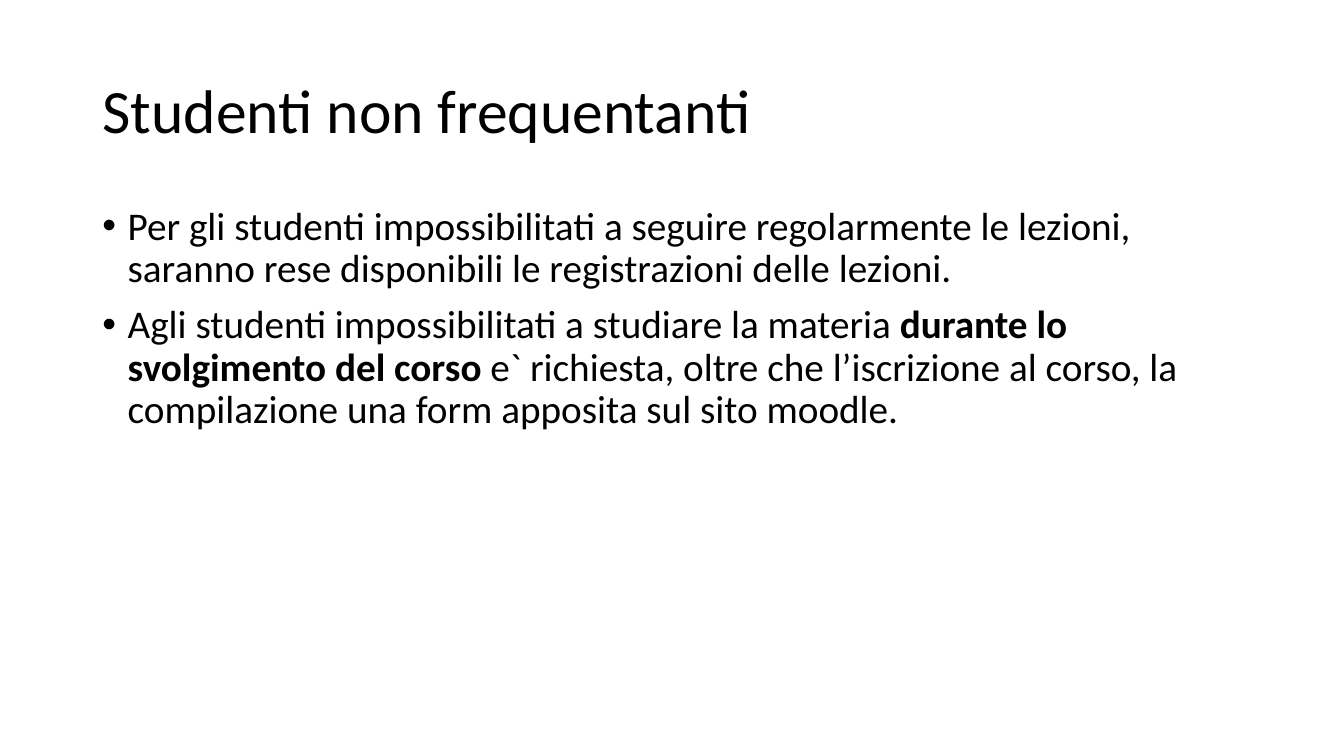
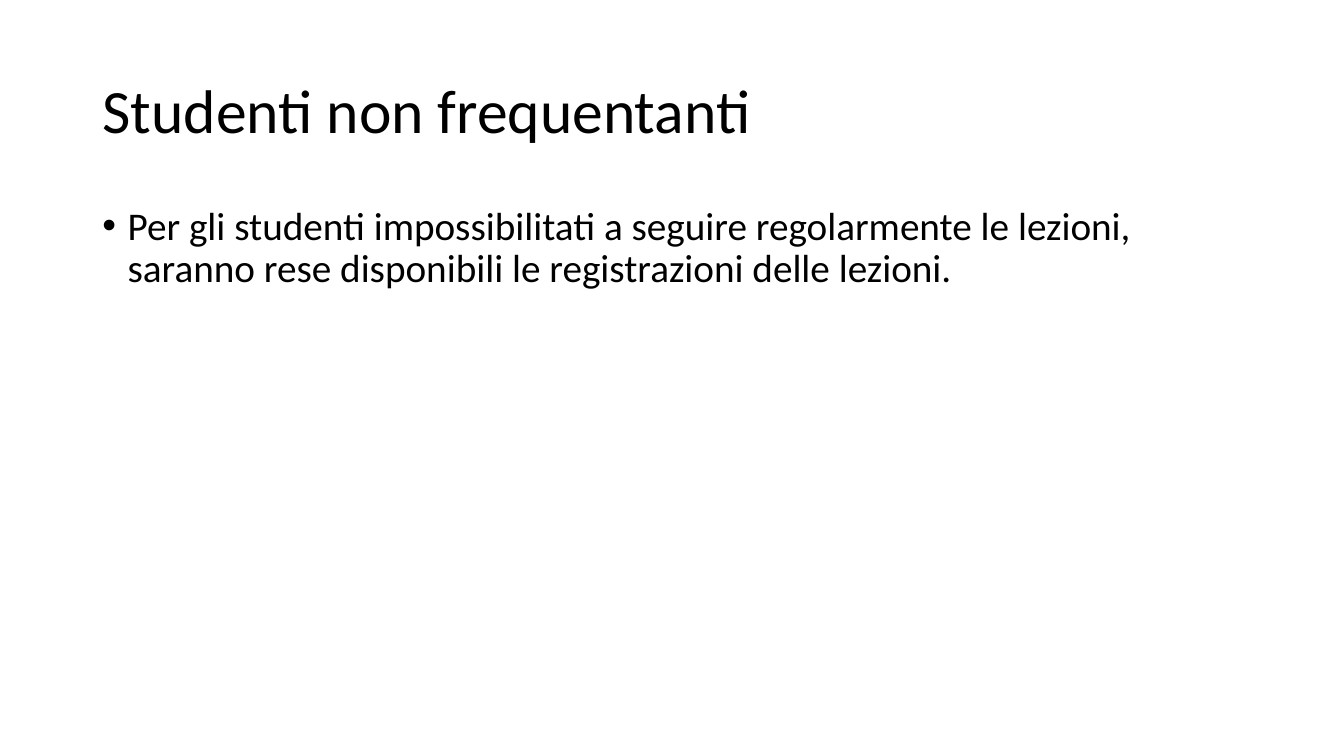
Before and after one commit to giuseppetomassetti/SdC, a slide deck: slide 4 of lezioni/organizzazione dell'insegnamento.pptx. Drawn at 1344x756 pixels with LibreOffice and Linux fonts; fonts in the diff are those of the drawing. Boxes give left, top, right and bottom in pixels: in the first picture for what was removed or moved away, otherwise in the second. Text is boxed around its words. In the diff, an @@ line names an element or a change of style, - is before the commit and + after.

```diff
--- a/lezioni/organizzazione dell'insegnamento.pptx
+++ b/lezioni/organizzazione dell'insegnamento.pptx
@@ text at (128, 310, 1177, 430): paragraph removed @@
-• Agli studenti impossibilitati a studiare la materia durante lo svolgimento del corso e` richiesta, oltre che l’iscrizione al corso, la compilazione una form apposita sul sito moodle.
```
Also in this commit, not shown: 3 other slides changed, 1 other file.
